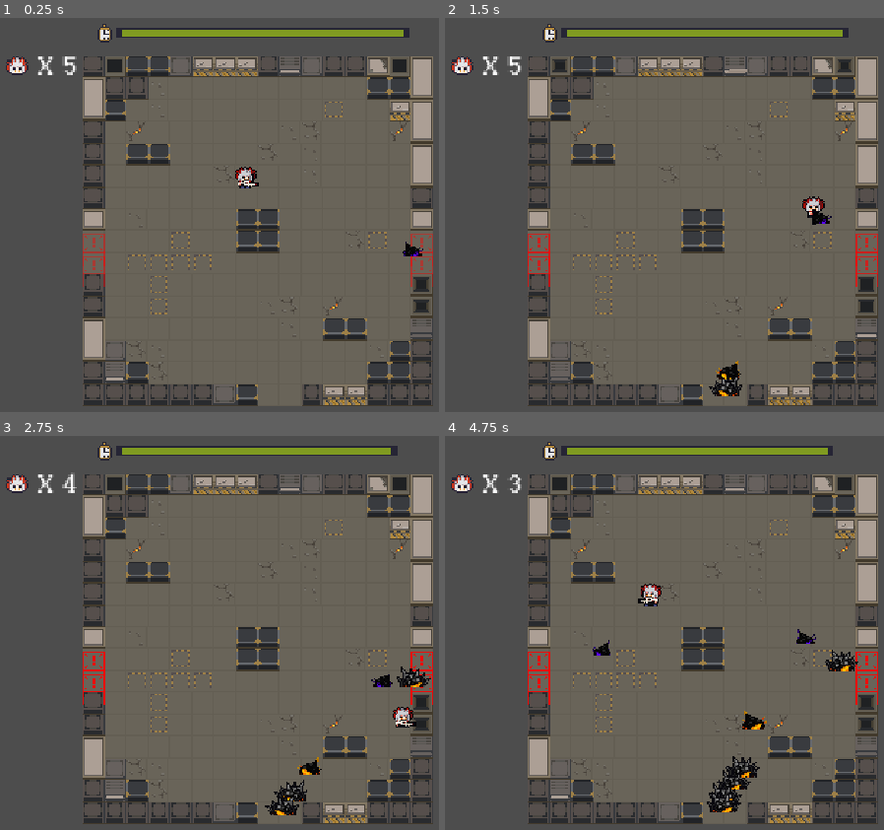
Above: before the commit, frames 1-4 (two rows, left to right).
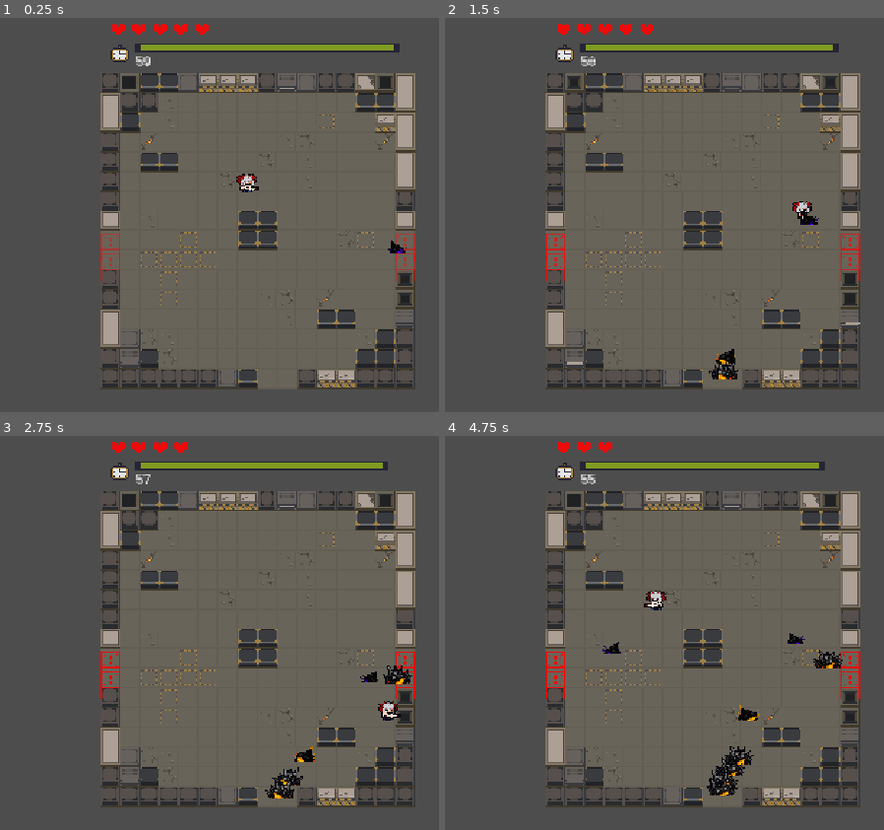
Above: after the commit, the same moments.

Repository: SuckShit/godot-test
Game: Godot game, scene res://scene/main_map.tscn
Two runs of this game, one before a commit and one after it. Both use one fixed random seed, a clock stepped at 60 frames per second and the inputs below.
Inputs:
- Up to frame 1 (0.25 s): no input
- Up to frame 2 (1.5 s): hold D (move_right) 0.53-1.28 s; hold S (move_down) from 1.28 s (still down)
- Up to frame 3 (2.75 s): release S (move_down) at 2.03 s; hold D (move_right) from 2.03 s (still down)
- Up to frame 4 (4.75 s): release D (move_right) at 2.78 s; hold W (move_up) 2.78-3.53 s; hold A (move_left) from 3.53 s (still down)

The runs differ from the first frame. In frame 1, 24% of the frame differs, in the area x 1-99%, y 1-99%; in frame 2, 25%; in frame 3, 25%; in frame 4, 26%.

Commit message:
player control

Diff:
--- a/scene/enemy.gd
+++ b/scene/enemy.gd
@@ -27,6 +27,9 @@
 @onready var touch_damage_shape: CollisionShape2D = $TouchDamageArea/CollisionShape2D
 @onready var explosion_area: Area2D = $ExplosionArea
 @onready var explosion_shape: CollisionShape2D = $ExplosionArea/CollisionShape2D
+@onready var hit_bgm: AudioStreamPlayer = $AudioContainer/HitPlayer
+@onready var die_bgm: AudioStreamPlayer = $AudioContainer/DiePlayer
+@onready var explosion_bgm: AudioStreamPlayer = $AudioContainer/ExplodePlayer
 
 # 当前追踪的玩家对象，由敌人管理器在生成时注入
 var target_player: Player = null
@@ -83,6 +86,8 @@
         return true
 
     _start_hurt_blink()
+    _play_sfx(hit_bgm)
+
     return true
 
 # 每帧处理移动，接触伤害和受击闪烁
@@ -249,6 +254,8 @@
         queue_free()
         return
 
+    _play_sfx(die_bgm)
+
     if _play_death_seq_animation(config.death_animation_name, DeathSequenceStage.DEATH):
         return
 
@@ -269,6 +276,7 @@
         return
 
     _try_apply_explosion_damage()
+    _play_sfx(explosion_bgm)
 
     if _play_death_seq_animation(config.explosion_animation_name, DeathSequenceStage.EXPLOSION):
         return
@@ -423,3 +431,11 @@
             queue_free()
         _:
             queue_free()
+
+# 一次性音乐统一使用停止后再播放模式，保证重复触发时从头播放
+func _play_sfx(audio: AudioStreamPlayer) -> void:
+    if audio == null or audio.stream == null:
+        return
+
+    audio.stop()
+    audio.play()
--- a/scene/game.gd
+++ b/scene/game.gd
@@ -10,10 +10,10 @@
 @export_group("刷怪资源")
 @export var enemy_scene: PackedScene = preload("res://scene/enemy.tscn")
 @export var enemy_configs: Array[EnemyConfig] = [
-    preload("res://resources/config/enemy_basic.tres"),
-    preload("res://resources/config/enemy_shelled.tres"),
-    preload("res://resources/config/enemy_fast.tres"),
-    preload("res://resources/config/enemy_explode.tres"),
+	preload("res://resources/config/enemy_basic.tres"),
+	preload("res://resources/config/enemy_shelled.tres"),
+	preload("res://resources/config/enemy_fast.tres"),
+	preload("res://resources/config/enemy_explode.tres"),
 ]
 
 # 刷怪节奏
@@ -40,9 +40,14 @@
 @onready var enemy_spawn_container: Node2D = $EnemyContainer
 @onready var enemy_spawn_points_root: Node2D = $EnemySpawnPoint
 @onready var enemy_spawn_timer: Timer = $EnemySpawnTimer
-@onready var life_count_label: Label = $HudLayer/LifeCntLabel
+@onready var heart_container: Node2D = $HudLayer/HeartContainer
+@onready var heart_texture: Texture2D = preload("res://resources/texture/heart.png")
 @onready var time_bar: Sprite2D = $HudLayer/TimeBar
-@onready var result_dlg : AcceptDialog = $AcceptDialog
+@onready var result_dlg: AcceptDialog = $AcceptDialog
+@onready var bgm_player: AudioStreamPlayer = $AudioContainer/BgmPlayer
+@onready var win_bgm_player: AudioStreamPlayer = $AudioContainer/WinPlayer
+@onready var loss_bgm_player: AudioStreamPlayer = $AudioContainer/LossPlayer
+@onready var time_left_label: Label = $HudLayer/TimeLeftLabel
 
 # 随机数生成器，用于出生位置和敌人类型配置
 var random_generator: RandomNumberGenerator = RandomNumberGenerator.new()
@@ -62,255 +67,296 @@
 var time_bar_width: float = 0.0
 # 是否已经进入结算状态
 var is_end: bool = false
+# 存储所有心形血量的数组
+var heart_sprites: Array[Sprite2D] = []
 
 # 初始化刷怪系统
 func _ready() -> void:
-    random_generator.randomize()
-    _configure_result_dlg()
-    _setup_hud()
-    _collect_enemy_spawn_points()
-    _collect_enemy_configs()
-    _configure_enemy_spawn_timer()
-    _spawn_initial_enemies()
-    _start_enemy_spawn_timer()
+	random_generator.randomize()
+	_configure_result_dlg()
+	_setup_hud()
+	_collect_enemy_spawn_points()
+	_collect_enemy_configs()
+	_configure_enemy_spawn_timer()
+	_spawn_initial_enemies()
+	_start_enemy_spawn_timer()
 
 # 每帧推进运行时间,刷新hud
 func _process(delta: float) -> void:
-    if is_end:
-        return
-
-    _update_stage_timer(delta)
-    _update_spawn_interval()
-    _update_hud()
-    _check_result()
+	if is_end:
+		return
+
+	_update_stage_timer(delta)
+	_update_spawn_interval()
+	_update_hud()
+	_check_result()
 
 # 配置结算弹窗
 func _configure_result_dlg() -> void:
-    result_dlg.dialog_close_on_escape = false
-    result_dlg.ok_button_text = RESULT_OK_BUTTON_TEXT
-    result_dlg.hide()
-
-    if not result_dlg.confirmed.is_connected(_on_result_dlg_exit):
-        result_dlg.confirmed.connect(_on_result_dlg_exit)
-    if not result_dlg.close_requested.is_connected(_on_result_dlg_exit):
-        result_dlg.close_requested.connect(_on_result_dlg_exit)
-    if not result_dlg.canceled.is_connected(_on_result_dlg_exit):
-        result_dlg.canceled.connect(_on_result_dlg_exit)
+	result_dlg.dialog_close_on_escape = false
+	result_dlg.ok_button_text = RESULT_OK_BUTTON_TEXT
+	result_dlg.hide()
+
+	if not result_dlg.confirmed.is_connected(_on_result_dlg_exit):
+		result_dlg.confirmed.connect(_on_result_dlg_exit)
+	if not result_dlg.close_requested.is_connected(_on_result_dlg_exit):
+		result_dlg.close_requested.connect(_on_result_dlg_exit)
+	if not result_dlg.canceled.is_connected(_on_result_dlg_exit):
+		result_dlg.canceled.connect(_on_result_dlg_exit)
 
 # 初始化hud
 func _setup_hud() -> void:
-    stage_time_left = maxf(stage_duration, 0.0)
-    time_bar_full_space_x = time_bar.scale.x
-    if time_bar.texture != null:
-        time_bar_width = time_bar.texture.get_width()
-    if time_bar.centered:
-        time_bar_left_edge_x = time_bar.position.x - time_bar_width * time_bar_full_space_x * 0.5
-    else:
-        time_bar_left_edge_x = time_bar.position.x
-
-    _update_hud()
+	stage_time_left = maxf(stage_duration, 0.0)
+	time_left_label.text = str(stage_time_left)
+	time_bar_full_space_x = time_bar.scale.x
+	if time_bar.texture != null:
+		time_bar_width = time_bar.texture.get_width()
+	if time_bar.centered:
+		time_bar_left_edge_x = time_bar.position.x - time_bar_width * time_bar_full_space_x * 0.5
+	else:
+		time_bar_left_edge_x = time_bar.position.x
+
+	# 根据玩家最大生命值创建并排的心形精灵
+	var max_hp := player.max_health
+	var heart_gap := 1  # 心形之间的间距
+	for i in range(max_hp):
+		var heart := Sprite2D.new()
+		heart.texture = heart_texture
+		heart.position = Vector2(i * (heart_texture.get_width() + heart_gap), 0)
+		heart_container.add_child(heart)
+		heart_sprites.append(heart)
+
+	_update_hud()
 
 # 关卡倒计时递减
 func _update_stage_timer(delta: float) -> void:
-    if stage_time_left <= 0.0:
-        return
-
-    stage_time_left = maxf(stage_time_left - delta, 0.0)
+	if stage_time_left <= 0.0:
+		return
+
+	stage_time_left = maxf(stage_time_left - delta, 0.0)
 
 # 刷新生命值和时间条
 func _update_hud() -> void:
-    _update_life_cnt_label()
-    _update_time_bar()
-
-# 生命值显示为‘X N’形式
+	_update_life_cnt_label()
+	_update_time_left_label()
+	_update_time_bar()
+
+# 根据当前生命值更新心形精灵的可见性
 func _update_life_cnt_label() -> void:
-    life_count_label.text = "X %d" % _get_player_current_health()
+	var current_hp := _get_player_current_health()
+	for i in range(heart_sprites.size()):
+		heart_sprites[i].visible = i < current_hp
+
+func _update_time_left_label() -> void:
+	time_left_label.text = "%d" % stage_time_left
 
 # 按倒计时百分比缩放时间条
 func _update_time_bar() -> void:
-    var fill_ratio := 0.0
-    if stage_duration > 0.0:
-        fill_ratio = clamp(stage_time_left / stage_duration, 0.0, 1.0)
-
-    time_bar.scale.x = time_bar_full_space_x * fill_ratio
-
-    if not time_bar.centered:
-        time_bar.position.x = time_bar_left_edge_x
-        return
-
-    var current_width := time_bar_width * time_bar.scale.x
-    time_bar.position.x = time_bar_left_edge_x + (current_width * 0.5)
+	var fill_ratio := 0.0
+	if stage_duration > 0.0:
+		fill_ratio = clamp(stage_time_left / stage_duration, 0.0, 1.0)
+
+	time_bar.scale.x = time_bar_full_space_x * fill_ratio
+
+	if not time_bar.centered:
+		time_bar.position.x = time_bar_left_edge_x
+		return
+
+	var current_width := time_bar_width * time_bar.scale.x
+	time_bar.position.x = time_bar_left_edge_x + (current_width * 0.5)
 
 # 判断触发终局结算
 func _check_result() -> void:
-    if stage_time_left <= 0.0:
-        _show_result_dlg(RESULT_TITLE_WIN, RESULT_MESSAGE_WIN)
-
-    if _get_player_current_health() <= 0:
-        _show_result_dlg(RESULT_TITLE_LOSE, RESULT_MESSAGE_LOSE)
+	if stage_time_left <= 0.0:
+		_show_result_dlg(RESULT_TITLE_WIN, RESULT_MESSAGE_WIN)
+
+	if _get_player_current_health() <= 0:
+		_show_result_dlg(RESULT_TITLE_LOSE, RESULT_MESSAGE_LOSE)
 
 # 弹出结算窗口前砸瓦鲁多，将焦点交给确定按钮
 func _show_result_dlg(title: String, msg: String) -> void:
-    if is_end:
-        return
-
-    is_end = true
-    result_dlg.title = title
-    result_dlg.dialog_text = msg
-    _stop_world()
-    result_dlg.popup_centered()
-
-    var ok_btn := result_dlg.get_ok_button()
-    if ok_btn != null:
-        ok_btn.grab_focus()
+	if is_end:
+		return
+
+	is_end = true
+	result_dlg.title = title
+	result_dlg.dialog_text = msg
+	_play_result_bgm(title)
+	_stop_world()
+	result_dlg.popup_centered()
+
+	var ok_btn := result_dlg.get_ok_button()
+	if ok_btn != null:
+		ok_btn.grab_focus()
 
 # 停止刷怪，暂停场景树
 func _stop_world() -> void:
-    enemy_spawn_timer.stop()
-    Engine.time_scale = 0.0
-    get_tree().paused = true
+	enemy_spawn_timer.stop()
+	player.stop_runtime_audio()
+	Engine.time_scale = 0.0
+	get_tree().paused = true
+
+# 结束前先停止播放背景音乐，再根据结局播放胜利或失败音乐
+func _play_result_bgm(title_name: String) -> void:
+	if bgm_player.playing:
+		bgm_player.stop()
+
+	if title_name == RESULT_TITLE_WIN:
+		_play_sfx(win_bgm_player)
+		return
+
+	if title_name == RESULT_TITLE_LOSE:
+		_play_sfx(loss_bgm_player)
+
+# 一次性音乐统一使用停止后再播放模式，保证重复触发时从头播放
+func _play_sfx(audio: AudioStreamPlayer) -> void:
+	if audio == null or audio.stream == null:
+		return
+
+	audio.stop()
+	audio.play()
 
 # 结束游戏
 func _on_result_dlg_exit() -> void:
-    get_tree().quit()
+	get_tree().quit()
 
 # 获取玩家当前生命值
 func _get_player_current_health() -> int:
-    return player.get_current_health()
+	return player.get_current_health()
 
 # 从EnemySpawnPoint下收集所有Marker2D
 func _collect_enemy_spawn_points() -> void:
-    enemy_spawn_points.clear()
-
-    for child in enemy_spawn_points_root.get_children():
-        var spawn_point := child as Marker2D
-        if spawn_point != null:
-            enemy_spawn_points.append(spawn_point)
-
-    if enemy_spawn_points.is_empty():
-        push_warning("空的EnemySpawnPoint节点")
+	enemy_spawn_points.clear()
+
+	for child in enemy_spawn_points_root.get_children():
+		var spawn_point := child as Marker2D
+		if spawn_point != null:
+			enemy_spawn_points.append(spawn_point)
+
+	if enemy_spawn_points.is_empty():
+		push_warning("空的EnemySpawnPoint节点")
 
 # 缓存有效的敌人配置
 func _collect_enemy_configs() -> void:
-    available_enemy_configs.clear()
-
-    for enemy_config in enemy_configs:
-        if enemy_config != null:
-            available_enemy_configs.append(enemy_config)
-
-    if available_enemy_configs.is_empty():
-        push_warning("空的敌人配置EnemyConfig")
+	available_enemy_configs.clear()
+
+	for enemy_config in enemy_configs:
+		if enemy_config != null:
+			available_enemy_configs.append(enemy_config)
+
+	if available_enemy_configs.is_empty():
+		push_warning("空的敌人配置EnemyConfig")
 
 # 统一配置主场景中的刷怪计时器
 func _configure_enemy_spawn_timer() -> void:
-    enemy_spawn_timer.one_shot = false
-    enemy_spawn_timer.wait_time = _get_current_spawn_interval()
-
-    if not enemy_spawn_timer.timeout.is_connected(_on_enemy_spawn_timer_timeout):
-        enemy_spawn_timer.timeout.connect(_on_enemy_spawn_timer_timeout)
+	enemy_spawn_timer.one_shot = false
+	enemy_spawn_timer.wait_time = _get_current_spawn_interval()
+
+	if not enemy_spawn_timer.timeout.is_connected(_on_enemy_spawn_timer_timeout):
+		enemy_spawn_timer.timeout.connect(_on_enemy_spawn_timer_timeout)
 
 # 缩短刷怪间隔加快速度
 func _update_spawn_interval() -> void:
-    var current_interval = _get_current_spawn_interval()
-    if is_equal_approx(current_interval, enemy_spawn_timer.wait_time):
-        return
-
-    enemy_spawn_timer.wait_time = current_interval
-
-    # 如果当前这一轮倒计时比新的间隔长，立刻切换到更快的节奏
-    if enemy_spawn_timer.is_stopped():
-        return
-    if enemy_spawn_timer.time_left <= current_interval:
-        return
-
-    enemy_spawn_timer.start(current_interval)
+	var current_interval = _get_current_spawn_interval()
+	if is_equal_approx(current_interval, enemy_spawn_timer.wait_time):
+		return
+
+	enemy_spawn_timer.wait_time = current_interval
+
+	# 如果当前这一轮倒计时比新的间隔长，立刻切换到更快的节奏
+	if enemy_spawn_timer.is_stopped():
+		return
+	if enemy_spawn_timer.time_left <= current_interval:
+		return
+
+	enemy_spawn_timer.start(current_interval)
 
 # 通过游戏时间计算刷怪间隔
 func _get_current_spawn_interval() -> float:
-    var start_interval = maxf(spawn_interval, 0.1)
-    var end_interval = minf(maxf(min_spawn_interval, 0.1), start_interval)
-
-    if stage_duration <= 0.0:
-        return end_interval
-
-    var difficulty_ratio := clampf(stage_time_left / stage_duration, 0.0, 1.0)
-    return lerpf(start_interval, end_interval, difficulty_ratio)
+	var start_interval = maxf(spawn_interval, 0.1)
+	var end_interval = minf(maxf(min_spawn_interval, 0.1), start_interval)
+
+	if stage_duration <= 0.0:
+		return end_interval
+
+	var difficulty_ratio := clampf(stage_time_left / stage_duration, 0.0, 1.0)
+	return lerpf(start_interval, end_interval, difficulty_ratio)
 
 # 开局立刻刷新一些敌人
 func _spawn_initial_enemies() -> void:
-    for _index in range(initial_spawn_cnt):
-        if not _try_spawn_enemy():
-            break
+	for _index in range(initial_spawn_cnt):
+		if not _try_spawn_enemy():
+			break
 
 # 当前刷怪系统准备完成后再启动定时器
 func _start_enemy_spawn_timer() -> void:
-    if not _is_spawn_enemy_ready():
-        return
-
-    enemy_spawn_timer.start()
+	if not _is_spawn_enemy_ready():
+		return
+
+	enemy_spawn_timer.start()
 
 # 每次计时器触发时，按设定数量尝试刷新敌人
 func _on_enemy_spawn_timer_timeout() -> void:
-    for index in range(spawn_cnt_per_tick):
-        if not _try_spawn_enemy():
-            break
+	for index in range(spawn_cnt_per_tick):
+		if not _try_spawn_enemy():
+			break
 
 # 刷新敌人
 func _try_spawn_enemy() -> bool:
-    if not _is_spawn_enemy_ready():
-        return false
-    if _get_alive_enemy_cnt() >= max_alive_enemies:
-        return false
-
-    var spawn_point := _pick_spawn_point()
-    if spawn_point == null:
-        return false
-
-    var enemy_config := _pick_enemy_config()
-    if enemy_config == null:
-        return false
-
-    var enemy_inst := enemy_scene.instantiate() as Enemy
-    if enemy_inst == null:
-        return false
-
-    enemy_spawn_container.add_child(enemy_inst)
-    enemy_inst.global_position = spawn_point.global_position
-    enemy_inst.setup(enemy_config, player)
-
-    return true
+	if not _is_spawn_enemy_ready():
+		return false
+	if _get_alive_enemy_cnt() >= max_alive_enemies:
+		return false
+
+	var spawn_point := _pick_spawn_point()
+	if spawn_point == null:
+		return false
+
+	var enemy_config := _pick_enemy_config()
+	if enemy_config == null:
+		return false
+
+	var enemy_inst := enemy_scene.instantiate() as Enemy
+	if enemy_inst == null:
+		return false
+
+	enemy_spawn_container.add_child(enemy_inst)
+	enemy_inst.global_position = spawn_point.global_position
+	enemy_inst.setup(enemy_config, player)
+
+	return true
 
 # 只要条件有效就刷怪
 func _is_spawn_enemy_ready() -> bool:
-    return (
-        player != null
-        and enemy_scene != null
-        and not enemy_spawn_points.is_empty()
-        and not available_enemy_configs.is_empty()
-    )
+	return (
+		player != null
+		and enemy_scene != null
+		and not enemy_spawn_points.is_empty()
+		and not available_enemy_configs.is_empty()
+	)
 
 # 挑选出生点
 func _pick_spawn_point() -> Marker2D:
-    if enemy_spawn_points.is_empty():
-        return null
-
-    var index = random_generator.randi_range(0, enemy_spawn_points.size() - 1)
-    return enemy_spawn_points[index]
+	if enemy_spawn_points.is_empty():
+		return null
+
+	var index = random_generator.randi_range(0, enemy_spawn_points.size() - 1)
+	return enemy_spawn_points[index]
 
 # 挑选敌人配置
 func _pick_enemy_config() -> EnemyConfig:
-    if available_enemy_configs.is_empty():
-        return null
-
-    var index = random_generator.randi_range(0, available_enemy_configs.size() - 1)
-    return available_enemy_configs[index]
+	if available_enemy_configs.is_empty():
+		return null
+
+	var index = random_generator.randi_range(0, available_enemy_configs.size() - 1)
+	return available_enemy_configs[index]
 
 # 统计当前或者的敌人，避免将敌人掉落的道具也挂载节点下导致统计在内
 func _get_alive_enemy_cnt() -> int:
-    var alive_cnt := 0
-
-    for child in enemy_spawn_container.get_children():
-        if child is Enemy:
-            alive_cnt += 1
-
-    return alive_cnt
+	var alive_cnt := 0
+
+	for child in enemy_spawn_container.get_children():
+		if child is Enemy:
+			alive_cnt += 1
+
+	return alive_cnt
--- a/scene/main_map.tscn
+++ b/scene/main_map.tscn
@@ -117,7 +117,7 @@
 
 [node name="Camera2D" type="Camera2D" parent="." unique_id=557653448]
 offset = Vector2(128, 128)
-zoom = Vector2(2, 2)
+zoom = Vector2(1.8, 1.8)
 
 [node name="Player" parent="." unique_id=1046195329 instance=ExtResource("3_4jeie")]
 position = Vector2(119, 88)
@@ -161,32 +161,30 @@
 
 [node name="HudLayer" type="Node2D" parent="." unique_id=1212869921]
 
-[node name="LifeIcon" type="Sprite2D" parent="HudLayer" unique_id=454682590]
-position = Vector2(-48, 8)
-scale = Vector2(1, 1.2272727)
-texture = ExtResource("5_arx8d")
-region_enabled = true
-region_rect = Rect2(0, 18, 16, 11)
-
-[node name="LifeCntLabel" type="Label" parent="HudLayer" unique_id=635348825]
-offset_left = -34.0
-offset_right = -5.0
-offset_bottom = 23.0
-theme_override_fonts/font = ExtResource("6_w3aho")
-text = "X 5"
-metadata/_edit_use_anchors_ = true
+[node name="HeartContainer" type="Node2D" parent="HudLayer" unique_id=454682590]
+position = Vector2(15, -35)
 
 [node name="TimeIcon" type="Sprite2D" parent="HudLayer" unique_id=143887831]
-position = Vector2(16, -16)
+position = Vector2(15.75, -15.25)
+scale = Vector2(1.4090909, 1.1153846)
 texture = ExtResource("5_arx8d")
 region_enabled = true
 region_rect = Rect2(3, 2, 11, 13)
 
 [node name="TimeBar" type="Sprite2D" parent="HudLayer" unique_id=443620490]
-position = Vector2(132, -16)
+position = Vector2(136, -20)
 scale = Vector2(4.5, 1)
 texture = SubResource("AtlasTexture_arx8d")
 region_rect = Rect2(16, 6, 48, 7)
+
+[node name="TimeLeftLabel" type="Label" parent="HudLayer" unique_id=127534195]
+offset_left = 29.0
+offset_top = -14.0
+offset_right = 48.0
+offset_bottom = -3.0
+theme_override_fonts/font = ExtResource("6_w3aho")
+theme_override_font_sizes/font_size = 10
+text = "60"
 
 [node name="AcceptDialog" type="AcceptDialog" parent="." unique_id=1939618476]
 process_mode = 2
@@ -202,6 +200,7 @@
 
 [node name="BgmPlayer" type="AudioStreamPlayer" parent="AudioContainer" unique_id=238163561]
 stream = ExtResource("7_gda3u")
+autoplay = true
 
 [node name="WinPlayer" type="AudioStreamPlayer" parent="AudioContainer" unique_id=432088579]
 process_mode = 2
--- a/scene/player.gd
+++ b/scene/player.gd
@@ -18,6 +18,9 @@
 @onready var armed_effect_sprite: AnimatedSprite2D = $ArmedEffSprite
 # 射击计时器，只负责限制开火频率
 @onready var shooting_timer: Timer = $ShootingTimer
+@onready var shooting_player: AudioStreamPlayer = $AudioContainer/ShootPlayer
+@onready var move_player: AudioStreamPlayer = $AudioContainer/MovePlayer
+@onready var pickup_player: AudioStreamPlayer = $AudioContainer/PickupPlayer
 
 # 当前朝向后缀
 var facing_suffix: StringName = &"right"
@@ -72,15 +75,18 @@
 
 	if is_dead:
 		velocity = Vector2.ZERO
+		_set_move_sfx_active(false)
 		return
 
 	# 读取四个方向的输入，并得到标准化后的八向输入向量
 	var move_input := Input.get_vector("move_left", "move_right", "move_up", "move_down")
 	var shot_input := Input.get_vector("shot_left", "shot_right", "shot_up", "shot_down")
+	var is_moving := move_input != Vector2.ZERO
 
 	# CharacterBody2D的velocity属性用于控制移动速度，move_and_slide()方法会根据当前速度和碰撞信息更新位置
 	velocity = move_input * _get_effective_move_speed()
 	move_and_slide()
+	_set_move_sfx_active(is_moving)
 
 	if current_shot_pattern == PickupConfig.ShotPattern.SPIRAL:
 		_try_auto_shoot_spiral()
@@ -126,7 +132,8 @@
 	var shoot_direction := shot_input.normalized()
 	var if_spawned_bullet := _fire_bullet(shoot_direction)
 	if if_spawned_bullet:
-		shooting_timer.start(_get_effective_fire_interval())
+		_play_sfx(shooting_player)
+	shooting_timer.start(_get_effective_fire_interval())
 
 # 道具统一通过这个入口影响玩家，Pickup场景不直接修改玩家内部细节
 func apply_pickup(config: PickupConfig) -> bool:
@@ -170,6 +177,8 @@
 
 	if should_refresh_shooting_timer:
 		_refresh_shooting_timer_wait_time()
+	if applied:
+		_play_sfx(pickup_player)
 
 	return applied
 
@@ -252,7 +261,8 @@
 	var spiral_direction := Vector2.RIGHT.rotated(spiral_phase)
 	var is_spawned_bullet := _fire_bullet(spiral_direction)
 	if is_spawned_bullet:
-		shooting_timer.start(_get_effective_fire_interval())
+		_play_sfx(shooting_player)
+	shooting_timer.start(_get_effective_fire_interval())
 
 # 每帧跟新道具buff剩余时间，并在到期后恢复默认
 func _update_pickup_effects(delta: float) -> void:
@@ -339,6 +349,7 @@
 	immune_time_left = 0.0
 	_set_hurt_blink_enabled(false)
 	shooting_timer.stop()
+	_set_move_sfx_active(false)
 	armed_effect_sprite.visible = false
 	armed_effect_sprite.stop()
 	body_sprite.play("death")
@@ -383,6 +394,35 @@
 	if armed_effect_sprite.sprite_frames.has_animation(&"default"):
 		armed_effect_sprite.play(&"default")
 
+# 主场景结束时统一结束所有运行时玩家音乐播放
+func stop_runtime_audio() -> void:
+	_set_move_sfx_active(false)
+	if shooting_player != null and shooting_player.playing:
+		shooting_player.stop()
+	if pickup_player != null and pickup_player.playing:
+		pickup_player.stop()
+
+# 根据移动状态启停音效
+func _set_move_sfx_active(active: bool) -> void:
+	if move_player == null or move_player.stream == null:
+		return
+
+	if active:
+		if not move_player.playing:
+			move_player.play()
+		return
+
+	if move_player.playing:
+		move_player.stop()
+
+# 一次性音乐统一使用停止后再播放模式，保证重复触发时从头播放
+func _play_sfx(audio: AudioStreamPlayer) -> void:
+	if audio == null or audio.stream == null:
+		return
+
+	audio.stop()
+	audio.play()
+
 # 将任意二维向量映射为四个方向的后缀，用于选择动画
 func _vector_to_facing_suffix(direction: Vector2) -> StringName:
 	if abs(direction.x) >= abs(direction.y):
Not shown, added: export_presets.cfg
Binary file added: resources/texture/heart.png
Not shown, added: resources/texture/heart.png.import
Not shown, changed: .gitignore
